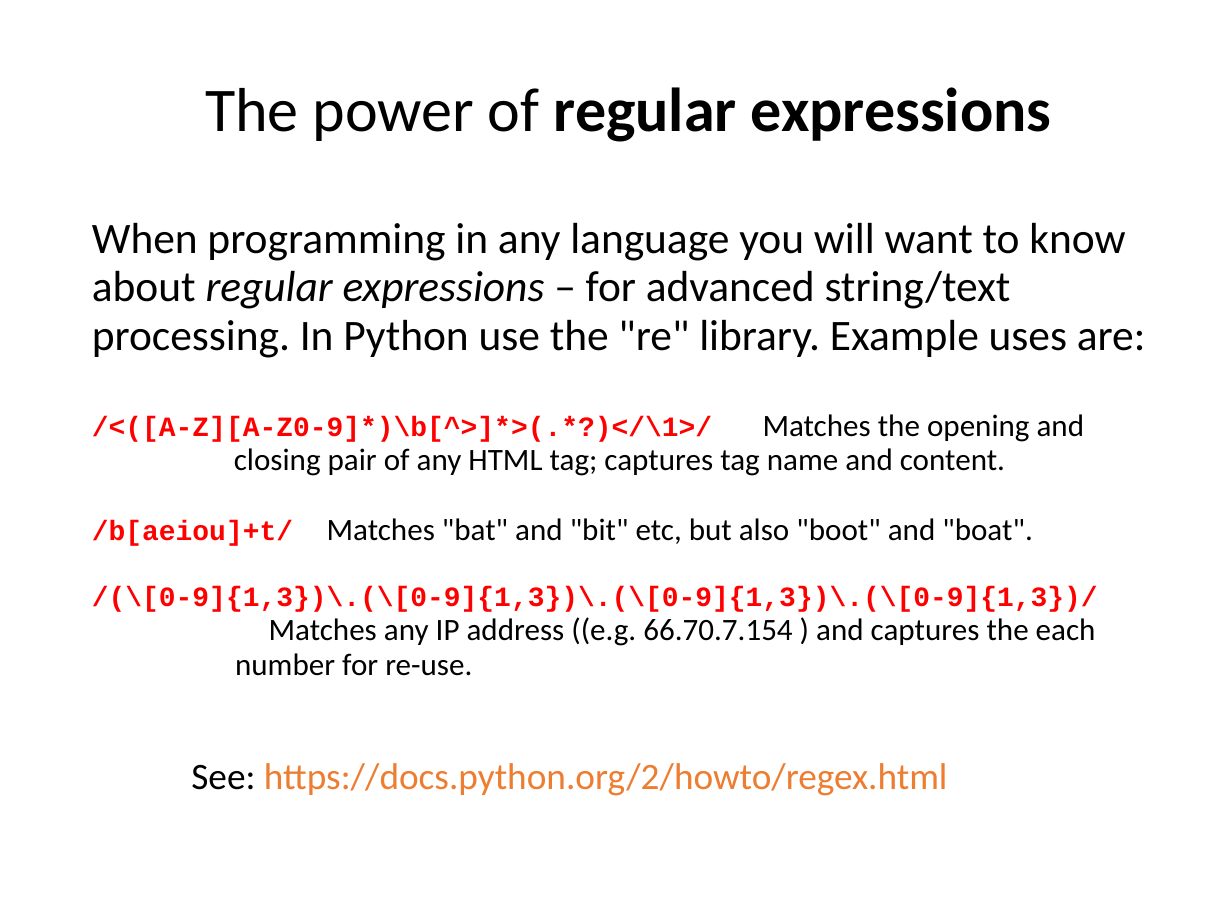
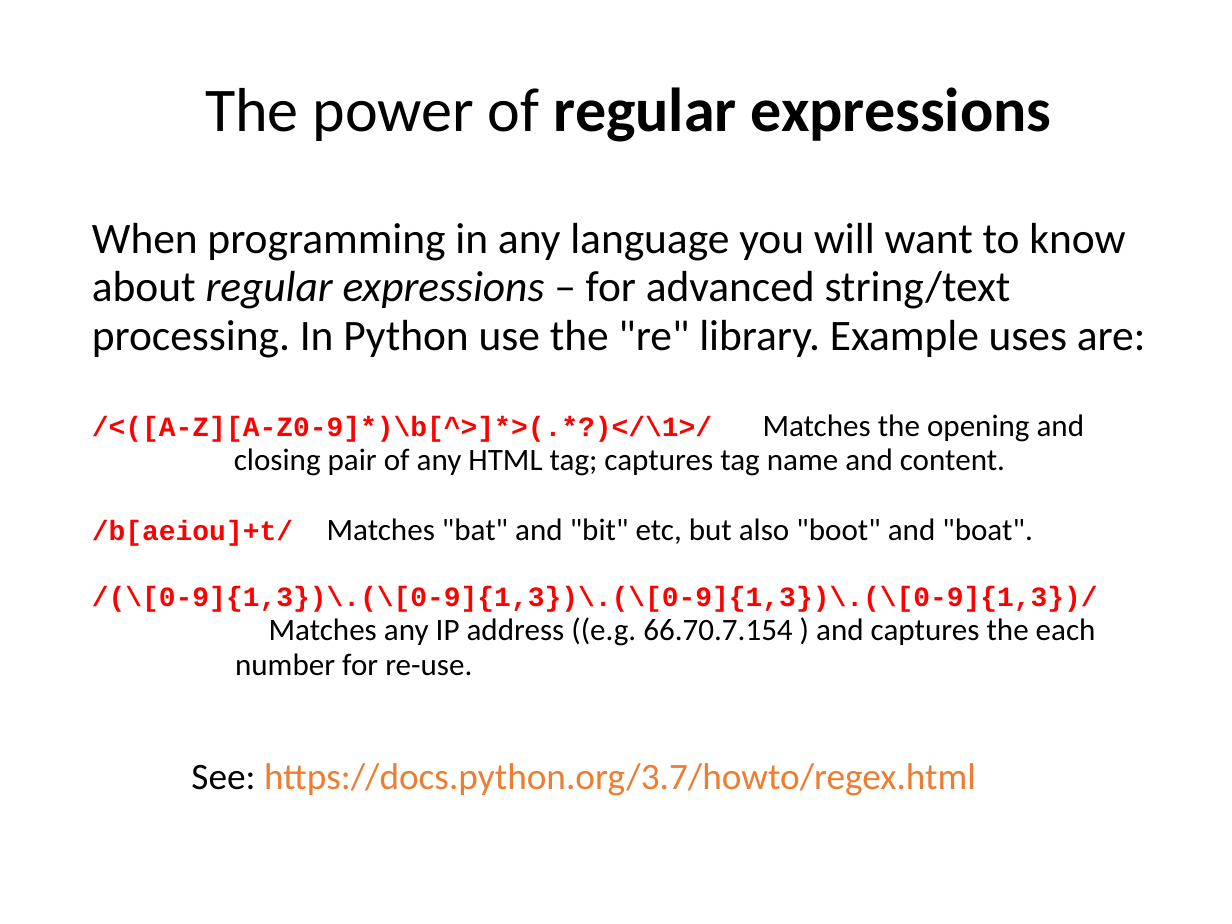
Before and after one commit to ncasuk/ncas-isc, a slide deck: slide 61 of python/presentations/learning_python/12_strings.pptx. Drawn at 1232x924 pixels with LibreOffice and Linux fonts; fonts in the diff are those of the drawing; background and template pictures are left out. Boxes give left, top, right and bottom in pixels: in the first picture for what was removed or moved away, otherwise in the second. Text is boxed around its words. In the diff, an @@ line names an element or a change of style, - is before the commit and + after.

Commit message:
Fixed bad link in learning_python presentation 12

```diff
--- a/python/presentations/learning_python/12_strings.pptx
+++ b/python/presentations/learning_python/12_strings.pptx
@@ text at (x1=191, y1=763, x2=976, y2=796): text changed @@
-See: https://docs.python.org/2/howto/regex.html
+See: https://docs.python.org/3.7/howto/regex.html
```
Also in this commit, not shown: 1 other slide changed, 1 other file.
